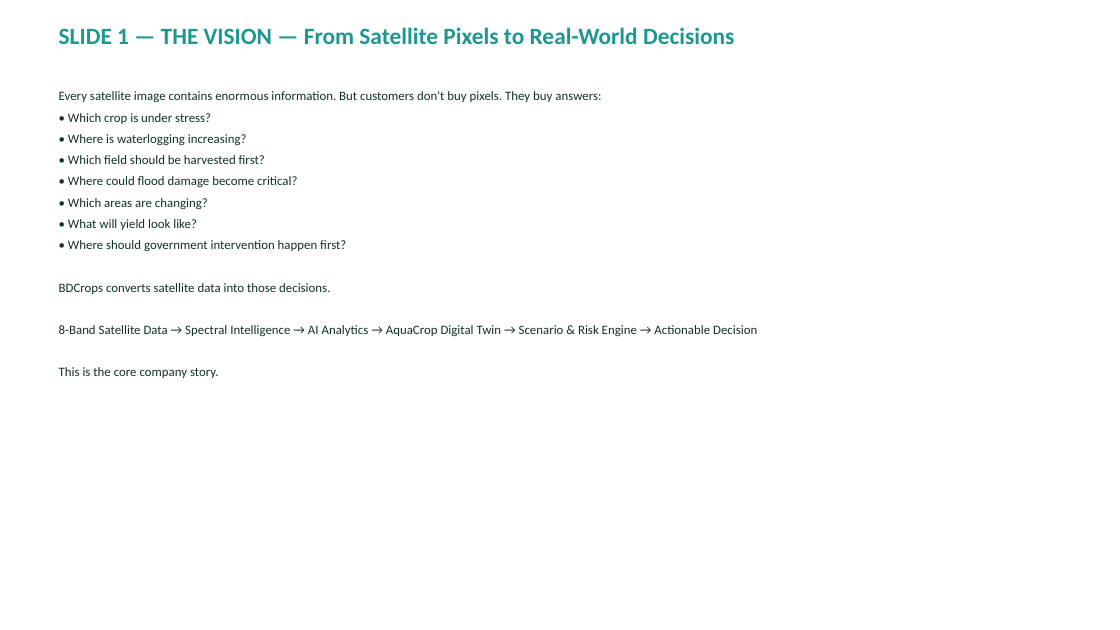
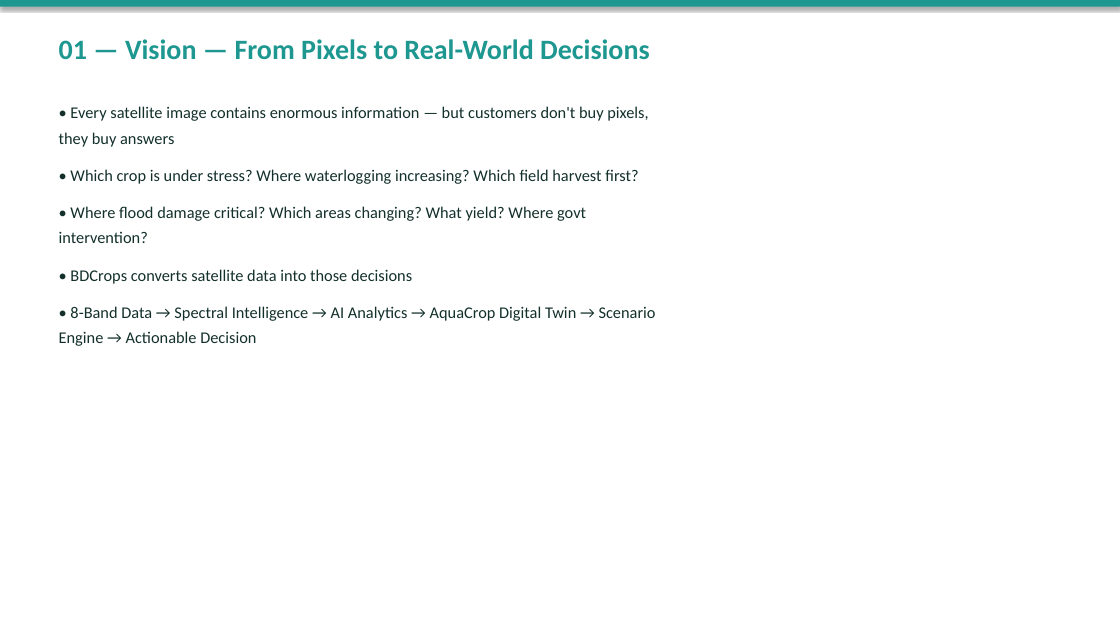
Before and after one commit to bdcrops/web, a slide deck: slide 2 of nextunicorn/BDCrops-Professional-Deck.pptx. Drawn at 1120x630 pixels with LibreOffice and Linux fonts; fonts in the diff are those of the drawing. Boxes give left, top, right and bottom in pixels: in the first picture for what was removed or moved away, otherwise in the second. Text is boxed around its words. In the diff, an @@ line names an element or a change of style, - is before the commit and + after.

```diff
--- a/nextunicorn/BDCrops-Professional-Deck.pptx
+++ b/nextunicorn/BDCrops-Professional-Deck.pptx
@@ rectangle added at <box>0,0,1120,7</box>, fill #1D9790 @@
@@ text at <box>59,39,650,60</box>: text changed; size 20 to 24 pt @@
-SLIDE 1 — THE VISION — From Satellite Pixels to Real-World Decisions
+01 — Vision — From Pixels to Real-World Decisions
@@ text at <box>59,106,656,346</box>: text changed; size 11 to 14 pt @@
-Every satellite image contains enormous information. But customers don't buy pixels. They buy answers:
-• Which crop is under stress?
-• Where is waterlogging increasing?
-• Which field should be harvested first?
-• Where could flood damage become critical?
-• Which areas are changing?
-• What will yield look like?
-• Where should government intervention happen first?
-BDCrops converts satellite data into those decisions.
-8-Band Satellite Data → Spectral Intelligence → AI Analytics → AquaCrop Digital Twin → Scenario & Risk Engine → Actionable Decision
-This is the core company story.
+• Every satellite image contains enormous information — but customers don't buy pixels, they buy answers
+• Which crop is under stress? Where waterlogging increasing? Which field harvest first?
+• Where flood damage critical? Which areas changing? What yield? Where govt intervention?
+• BDCrops converts satellite data into those decisions
+• 8-Band Data → Spectral Intelligence → AI Analytics → AquaCrop Digital Twin → Scenario Engine → Actionable Decision
```
Also in this commit, not shown: 17 other slides changed, 6 slides added, 7 slides removed, 2 other files.
